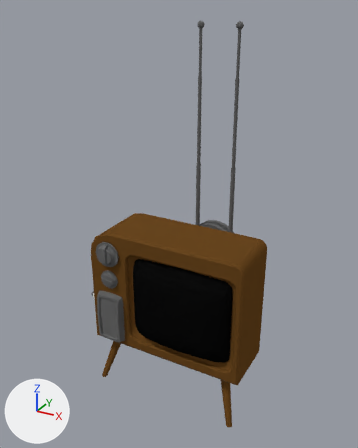
One commit to the Blender file Models/TV.blend: the scene before it, then after it.
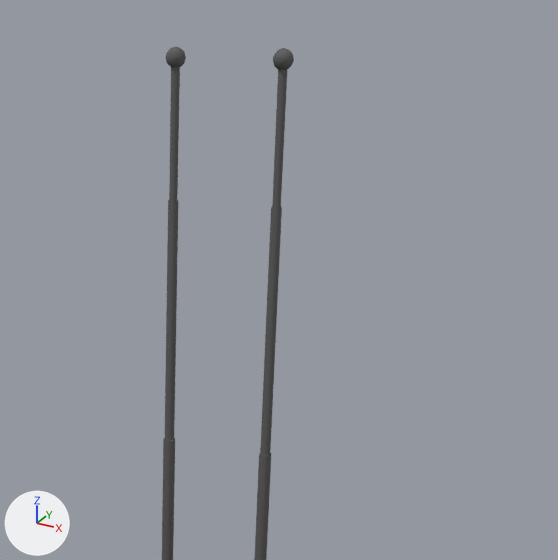
There are two pictures of each version: one whole from a camera (50 mm lens) standing at (4.16, -7.4, 7.47) and looking at (-0.2, 0.52, 3.51), one close up on the part from 38% to 95% of the width and 1% to 46% of the height. Every picture has the same lights, and +X, +Y and +Z are marked at lower left.
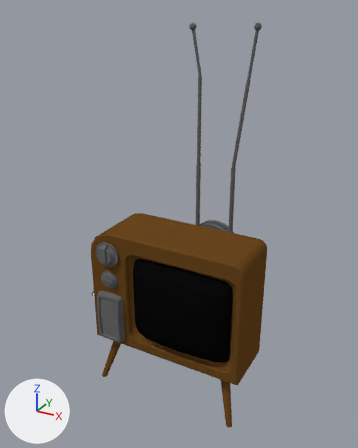
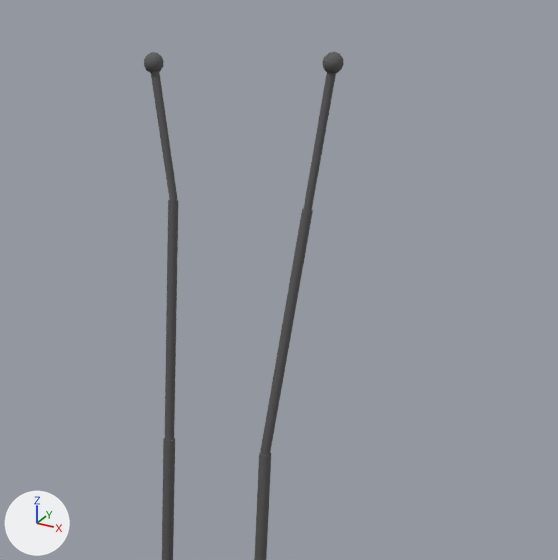
Location of each change, (x1, y1, x2, y2) in pixels of the close-ups (558 x 560 px):
```json
{"object": "Cylinder", "change": "reshaped", "before": [254, 48, 294, 560], "after": [254, 52, 344, 560]}
{"object": "Cylinder.001", "change": "reshaped", "before": [162, 47, 186, 560], "after": [144, 52, 178, 560]}
{"part": 1, "of": "me_cylinder", "change": "built on", "before": [166, 47, 294, 453], "after": [261, 52, 344, 453]}
```

Edits to the scene script, one JSON object a line:
```json
{"block": "me_cylinder", "where": "# used by ob_cylinder_001; location = (-0.339, 1.627, 2.627)"}
{"op": "remove", "block": "me_cylinder", "code": "me_cylinder.from_pydata(...)  # 266 vertices, 274 faces; spans x -0.07..0.07, y -0.07..0.07, z 0.02..4.6"}
{"op": "add", "block": "me_cylinder", "code": "me_cylinder.from_pydata(...)  # 298 vertices, 306 faces; spans x -0.04..0.37, y -0.04..0.19, z 0.02..4.58"}
{"block": "me_cylinder", "change": "me_cylinder part 1"}
{"block": "me_cylinder", "change": "32 faces are deleted"}
{"block": "me_cylinder", "change": "26 vertices in x -0.04..0.05, y -0.07..0.06, z 4.47..4.56 move by (0.3, 0.12, -0.02)"}
{"block": "me_cylinder", "change": "17 vertices in x -0.04..0.0, y -0.04..0.02, z 3.59 move by (0.2, 0.08, -0.01)"}
{"block": "me_cylinder", "change": "13 vertices in x -0.05..0.05, y -0.02..0.06, z 4.46..4.53 move by (0.3, 0.11, -0.02)"}
{"block": "me_cylinder", "change": "12 vertices in x -0.01..0.03, y -0.03..0.04, z 3.59 move by (0.2, 0.07, -0.02)"}
{"block": "me_cylinder", "change": "11 vertices in x -0.07..0.04, y -0.04..0.06, z 4.52..4.6 move by (0.31, 0.12, -0.02)"}
{"block": "me_cylinder", "change": "10 vertices in x -0.02..0.03, y -0.03..0.03, z 3.59 move by (0.2, 0.08, -0.02)"}
{"block": "me_cylinder", "change": "49 vertices move from x -0.06..0.07, y -0.06..0.07, z 3.59..4.58 to x 0.16..0.37, y 0.04..0.19, z 3.57..4.57"}
{"block": "me_cylinder", "change": "32 vertices are added at x -0.04..0.04, y -0.04..0.04, z 1.84..1.85"}
{"block": "me_cylinder", "change": "64 new faces join them"}
{"op": "add", "block": "me_cylinder_001", "code": ["me_cylinder_001 = bpy.data.meshes.new('Cylinder.001')", "me_cylinder_001.from_pydata(...)  # 298 vertices, 306 faces; spans x -0.24..0.04, y -0.06..0.08, z 0.02..4.56", "me_cylinder_001.polygons.foreach_set('use_smooth', [True] * 306)", "me_cylinder_001.materials.append(mat_metal)  # dark grey #666666"]}
{"op": "set", "path": "ob_cylinder_001", "old": "bpy.data.objects.new('Cylinder.001', me_cylinder)", "new": "bpy.data.objects.new('Cylinder.001', me_cylinder_001)"}
```
